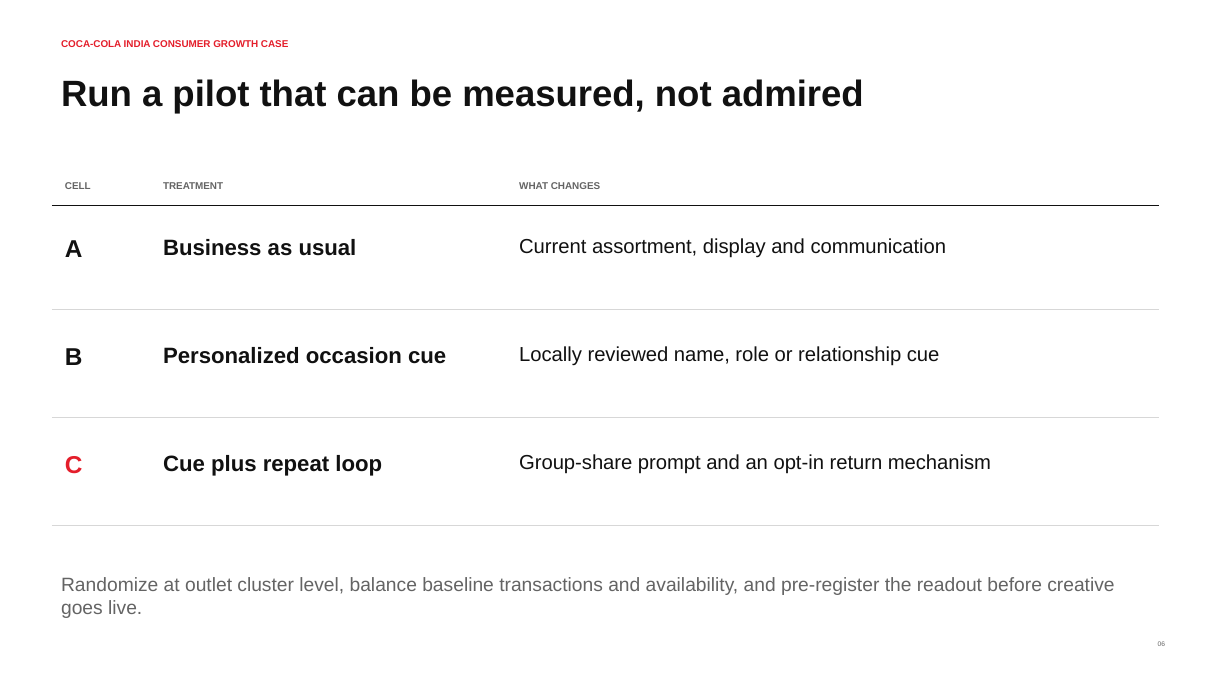
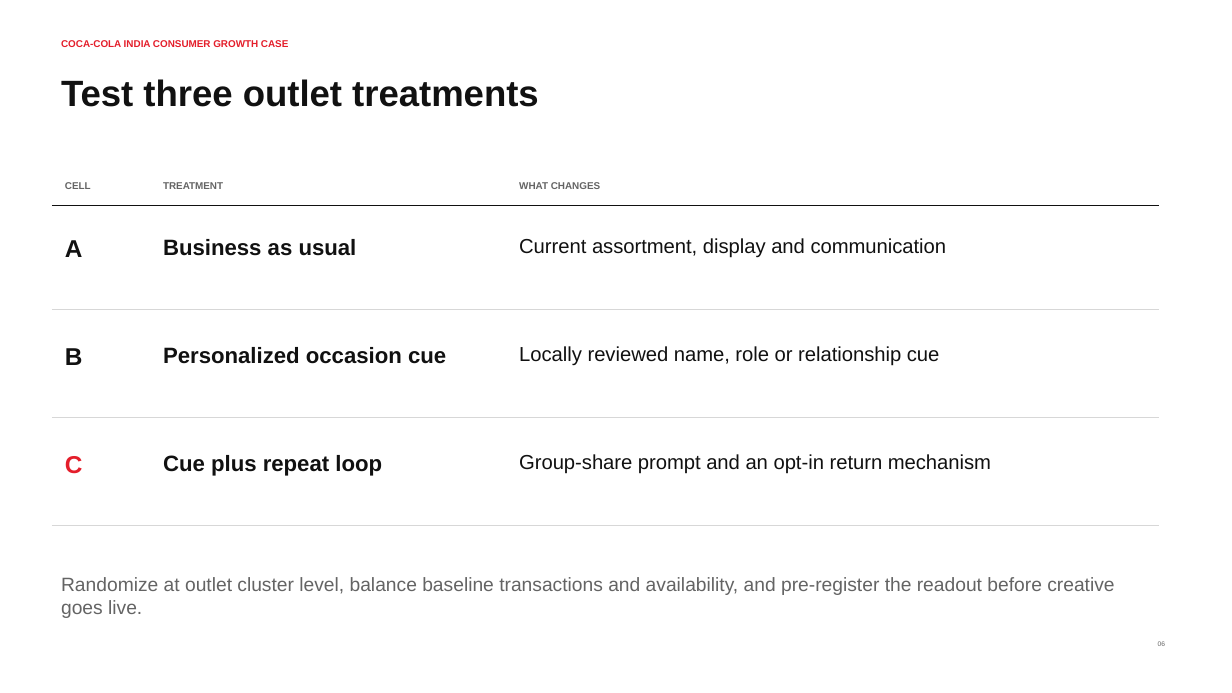
Before and after one commit to Kayofficial101/coca-cola-india-consumer-growth-case, a slide deck: slide 6 of deck/coca-cola-india-occasion-to-habit-case.pptx. Drawn at 1232x693 pixels with LibreOffice and Linux fonts; fonts in the diff are those of the drawing. Boxes give left, top, right and bottom in pixels: in the first picture for what was removed or moved away, otherwise in the second. Text is boxed around its words. In the diff, an @@ line names an element or a change of style, - is before the commit and + after.

```diff
--- a/deck/coca-cola-india-occasion-to-habit-case.pptx
+++ b/deck/coca-cola-india-occasion-to-habit-case.pptx
@@ text at [61, 79, 539, 107]: text changed @@
-Run a pilot that can be measured, not admired
+Test three outlet treatments
```
Also in this commit, not shown: 9 other slides changed, 4 other files.
